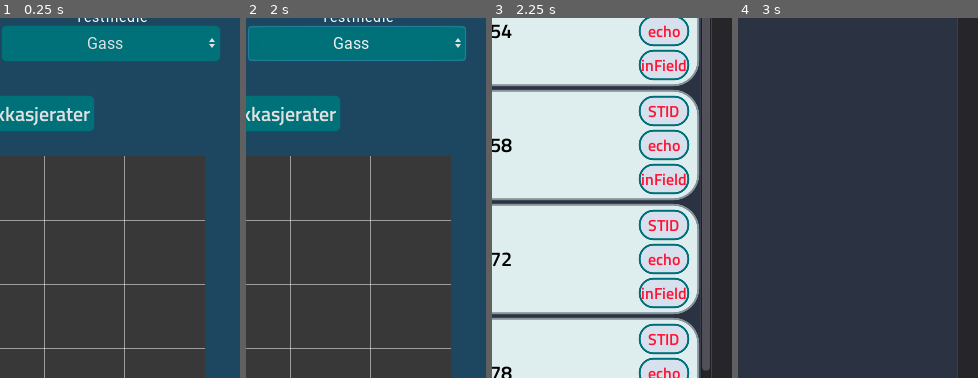
Above: before the commit, frames 1-4 (left to right).
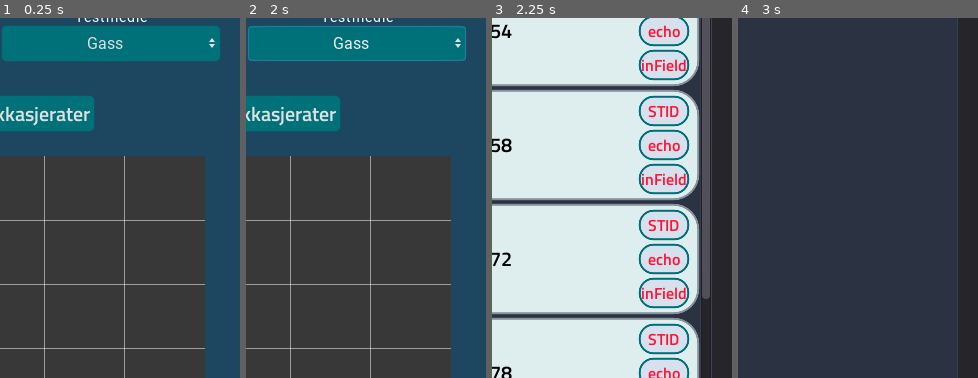
Above: after the commit, the same moments.

Repository: Keroflux/Critical-leak-test
Game: Godot game, scene res://Control.tscn
Same seed, same stepped clock (60 frames per second), same inputs: the game is played once before the commit and once after it.
Inputs (mouse positions are % of the whole screen's width and height, from its top left):
- Up to frame 1 (0.25 s): no input
- Up to frame 2 (2 s): click "Gass" at 0.5 s; click "Simuler lekkasjerater" at 1.25 s
- Up to frame 3 (2.25 s): click "Velg ventil" at 2 s
- Up to frame 4 (3 s): click (50, 5) at 2.77 s; type "12" at 2.85 s
The pictures show only the part of the screen within x 50-100%, y 32-82%; the shares and areas given below are measured in that part.

Frames 1-2 are identical in both runs. In frame 3, 0.7% of the frame differs, in the area x 87-91%, y 77-98%; in frame 4, nothing differs.

Commit message:
Klargjort for å legge til væskeberegning

Diff:
--- a/Lekkasje.gd
+++ b/Lekkasje.gd
@@ -272,25 +272,33 @@
 # Klikkevent fra "kalkuler" kanppen
 func _run_calculations()->void:
 	set_test_variables()
-	var kgs_crit
-	var crit_orifice
-	if type == "Valve":
-		kgs_crit = 0.05
-		crit_orifice = calc_orifice_gas(kgs_crit)
-	else:
-		kgs_crit = max_leak_gas(Di / 10, P1 - P2)
-		crit_orifice = Di / 10
-	var sec_crit = simulate_gas("Criteria", crit_orifice)
-	var kgs_test = avg_leak_gas()
-	var test_orifice = calc_orifice_gas(kgs_test)
-#	var time_start = OS.get_ticks_msec()
-#	find_real_leak_gas(test_orifice, kgs_test)
-#	print("Loop time: ",OS.get_ticks_msec() - time_start, " ms\n")
-#	time_start = OS.get_ticks_msec()
-	var kgs_real = find_real_leak_gas2(test_orifice, kgs_test)
-#	print("Loop time: ",OS.get_ticks_msec() - time_start, " ms\n")
-	test_orifice = calc_orifice_gas(kgs_real)
-	var sec_test = simulate_gas("Test", test_orifice)
+
+	var kgs_crit := 0.0
+	var crit_orifice := 0.0
+	var sec_crit := 0.0
+	var kgs_test := 0.0
+	var test_orifice := 0.0
+	var kgs_real := 0.0
+	var sec_test := 0.0
+
+	if medie == "Gass" or medie == "Nitrogen":
+		if type == "Valve":
+			kgs_crit = 0.05
+			crit_orifice = calc_orifice_gas(kgs_crit)
+		else:
+			kgs_crit = max_leak_gas(Di / 10, P1 - P2)
+			crit_orifice = Di / 10
+		sec_crit = simulate_gas("Criteria", crit_orifice)
+		kgs_test = avg_leak_gas()
+		test_orifice = calc_orifice_gas(kgs_test)
+	#	var time_start = OS.get_ticks_msec()
+	#	find_real_leak_gas(test_orifice, kgs_test)
+	#	print("Loop time: ",OS.get_ticks_msec() - time_start, " ms\n")
+	#	time_start = OS.get_ticks_msec()
+		kgs_real = find_real_leak_gas2(test_orifice, kgs_test)
+	#	print("Loop time: ",OS.get_ticks_msec() - time_start, " ms\n")
+		test_orifice = calc_orifice_gas(kgs_real)
+		sec_test = simulate_gas("Test", test_orifice)
 	init_trend(sec_test, sec_crit)
 
 	var a = results_box.instance()
--- a/VALVES.gd
+++ b/VALVES.gd
@@ -6,5 +6,6 @@
 			"A-VC23-0358": {"MW": 24.4, "Di": 280, "Z": 0.8, "volume": 0.12128, "type": "check", "platform": "P1"},
 			"A-VC23-0372": {"MW": 24.7, "Di": 229, "Z": 0.7355, "volume": 0.03622, "type": "check", "platform": "P1"},
 			"A-VC23-0378": {"MW": 24.7, "Di": 229, "Z": 0.7355, "volume": 0.06681, "type": "check", "platform": "P1"},
-			"A-20XSV1281": {"MW": 24.7, "Di": 0.0, "Z": 0.7355, "volume": 0.04482, "type": "valve", "platform": "P1"}
+			"A-20XSV1281": {"MW": 24.7, "Di": 0.0, "Z": 0.7355, "volume": 0.04482, "type": "valve", "platform": "P1"},
+			"R-20ESV0816": {"MW": 24.7, "Di": 0.0, "Z": 0.7355, "Dens": 847, "volume": 0.003664, "type": "valve", "platform": "RP"}
 			}
